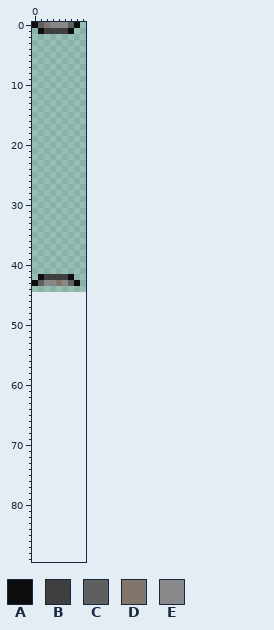
One commit to this sprite sheet: Content/Tiles/Furniture/MoonBase/MoonBaseBulkheadOpen.png. The picture above was drawn from the file before the commit.
The file is 18x90 pixels, drawn in blocks of 2x2; one block is one cell here. The old version is drawn lined up with the new one, on the new canvas.
Palette (. is transparent): A #0d0d0f  B #3f3f40  C #5f5f5f  D #81766b  E #888888
Pixels before, first column x 0:
 0 ACDEEECA
 1 .ABBBBA.
 2 ........
 3 ........
 4 ........
 5 ........
 6 ........
 7 ........
 8 ........
 9 ........
10 ........
11 ........
12 ........
13 ........
14 ........
15 ........
16 ........
17 ........
18 ........
19 ........
20 ........
21 ........
22 ........
23 ........
24 ........
25 ........
26 ........
27 ........
28 ........
29 ........
30 ........
31 ........
32 ........
33 ........
34 ........
35 ........
36 ........
37 ........
38 ........
39 ........
40 ........
41 ........
42 .ABBBBA.
43 ACEEDECA
And afterwards:
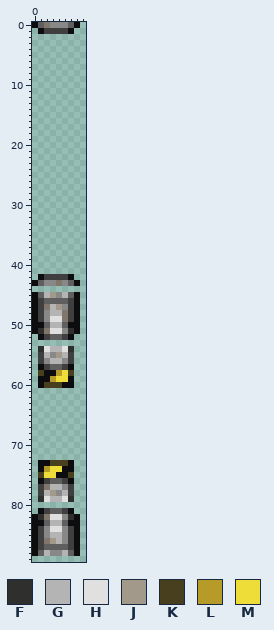
Colours new in this view: F #2f302e  G #b4b4b4  H #e0e0e0  J #a3998a  K #483f1e  L #b69b29  M #eedd38
Log entry: auto door fixes for bulkhead, WIP animation
From old to new:
{"change": "canvas 9x45 -> 9x90"}
{"y":45,"x":0,"old":"........","new":"ACGJEGCA"}
{"y":46,"x":0,"old":"........","new":"ABCCCCBA"}
{"y":47,"x":0,"old":"........","new":"ABDGJEBA"}
{"y":48,"x":0,"old":"........","new":"ABEGGDBA"}
{"y":49,"x":0,"old":"........","new":"ABEHHDBA"}
{"y":50,"x":0,"old":"........","new":"AACGGCAA"}
{"y":51,"x":0,"old":"........","new":"AFDHHEFA"}
{"y":52,"x":1,"old":"......","new":"ABCCBA"}
{"y":54,"x":1,"old":"......","new":"FHGGHF"}
{"y":55,"x":1,"old":"......","new":"BGEJGB"}
{"y":56,"x":1,"old":"......","new":"BEGGEB"}
{"y":57,"x":1,"old":"......","new":"ABCCBA"}
{"y":58,"x":1,"old":"......","new":"KAALMK"}
{"y":59,"x":1,"old":"......","new":"AALMMA"}
{"y":60,"x":1,"old":"......","new":"AKKKAA"}
{"y":73,"x":1,"old":"......","new":"AAKKKA"}
{"y":74,"x":1,"old":"......","new":"ALMMAA"}
{"y":75,"x":1,"old":"......","new":"KMMAAK"}
{"y":76,"x":1,"old":"......","new":"ABCCBA"}
{"y":77,"x":1,"old":"......","new":"BDGGEB"}
{"y":78,"x":1,"old":"......","new":"BGJEGB"}
{"y":79,"x":1,"old":"......","new":"FHGGHF"}
{"y":81,"x":1,"old":"......","new":"ABCCBA"}
{"y":82,"x":0,"old":"........","new":"AFDHHEFA"}
{"y":83,"x":0,"old":"........","new":"AACGGCAA"}
{"y":84,"x":0,"old":"........","new":"ABEHHEBA"}
{"y":85,"x":0,"old":"........","new":"ABEGGEBA"}
{"y":86,"x":0,"old":"........","new":"ABDJGEBA"}
{"y":87,"x":0,"old":"........","new":"ABCCCCBA"}
{"y":88,"x":0,"old":"........","new":"ACGEEGCA"}
{"label":"added","picture_box":[32,292,80,388]}
{"label":"added","picture_box":[32,460,80,556]}
